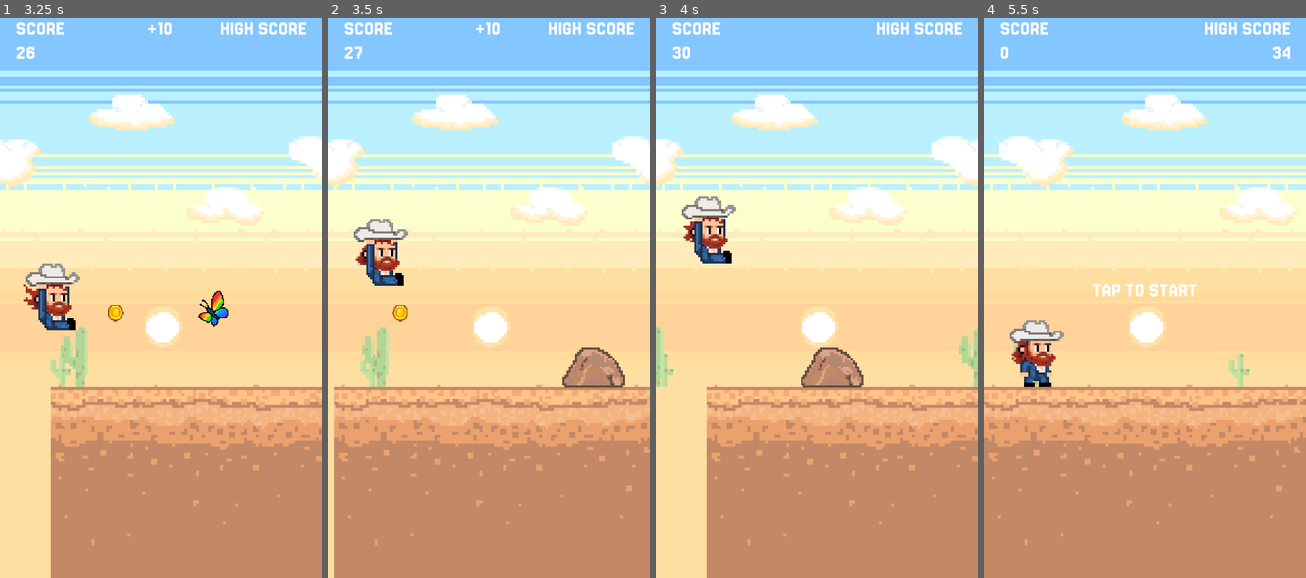
Above: before the commit, frames 1-4 (left to right).
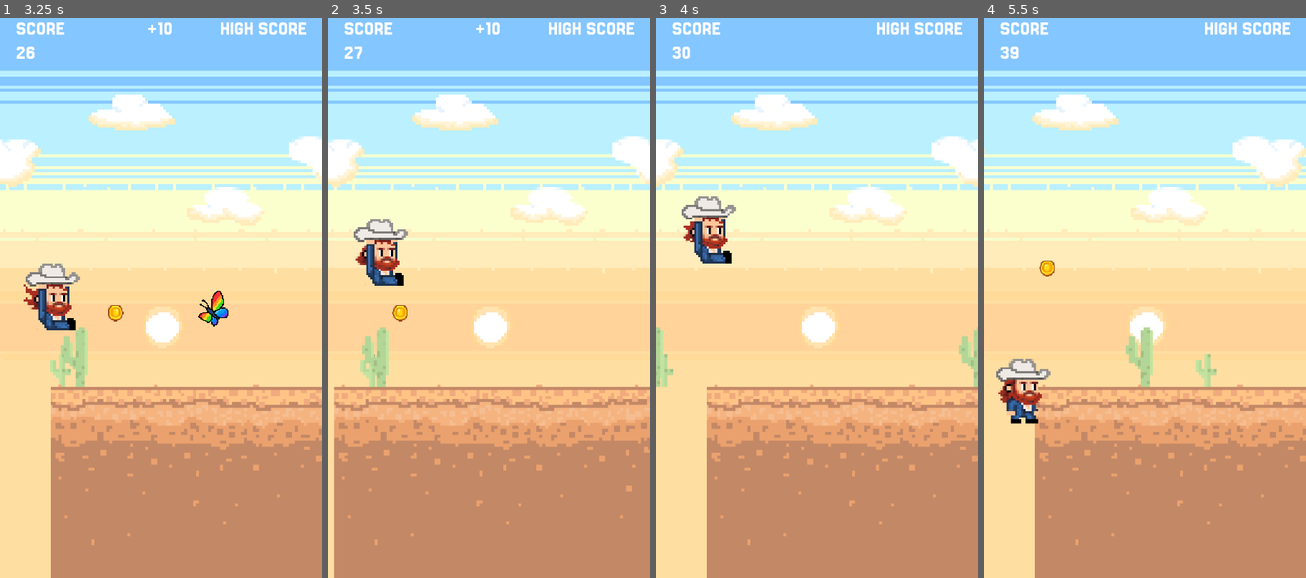
Above: after the commit, the same moments.

Repository: rgomezp/cowboy-game
Game: Godot game, scene res://scenes/main.tscn
Two runs of this game, one before a commit and one after it. Both use one fixed random seed, a clock stepped at 60 frames per second and the inputs below.
Inputs (mouse positions are in pixels of both pictures, inside the frame that each line leads up to):
- Up to frame 1 (3.25 s): tap Enter (ui_accept) at 0.5, 0.77, 1.52, 3.02 s; hold Down (ui_down) 2.03-2.78 s
- Up to frame 2 (3.5 s): no input
- Up to frame 3 (4 s): tap Enter (ui_accept) at 3.77 s
- Up to frame 4 (5.5 s): hold Down (ui_down) 4.28-5 s; tap Enter (ui_accept) at 4.52 s; click (1145, 292) at 5 s, where only the run before the commit has a clickable "RESTART"

Frame 1 is identical in both runs. In frame 2, 1.1% of the frame differs, in the area x 72-93%, y 58-66%; in frame 3, 1.1%; in frame 4, 18%, in the area x 0-100%, y 5-100%.

Commit message:
Add special event system with parallax flag spawning
- Created SpecialEventManager to handle periodic special events
- Events trigger every 0-5 seconds (testing), disable obstacles/foes/butterflies
- 5 second preparation phase with only coins spawning
- Spawns random flag (Texas or US) with parallax movement (30% speed)
- Flags positioned at ground level (y=1280) with z_index -1 (behind ground)
- Flags move at 30% of camera speed for parallax effect
- Auto-cleanup when flags move off-screen
- Comprehensive logging for debugging
- Integrated spawner enable/disable system for special events

Diff:
--- /dev/null
+++ b/scenes/SpecialEventManager.gd
@@ -0,0 +1,137 @@
+extends Node
+
+signal special_event_started()
+signal special_event_ended()
+
+var special_scenes: Array[PackedScene] = []
+var screen_size: Vector2i
+var ground_sprite: Sprite2D
+
+# Timing variables
+var time_since_last_event: float = 0.0
+var next_event_interval: float = 0.0
+var is_event_active: bool = false
+var event_phase: String = "waiting"  # "waiting", "preparing", "spawning", "active"
+
+# Event phases
+var prepare_timer: float = 0.0
+const PREPARE_DURATION: float = 5.0  # 5 seconds with only coins
+
+var current_special: Node2D = null
+
+func initialize(special_scenes: Array[PackedScene], screen_size: Vector2i, ground_sprite: Sprite2D):
+	self.special_scenes = special_scenes
+	self.screen_size = screen_size
+	self.ground_sprite = ground_sprite
+	schedule_next_event()
+
+func reset():
+	time_since_last_event = 0.0
+	is_event_active = false
+	event_phase = "waiting"
+	prepare_timer = 0.0
+	if current_special and is_instance_valid(current_special):
+		current_special.queue_free()
+		current_special = null
+	schedule_next_event()
+
+func schedule_next_event():
+	# Schedule next event in 0-5 seconds (for testing - normally 60-120 seconds / 1-2 minutes)
+	next_event_interval = randf_range(0.0, 5.0)
+	time_since_last_event = 0.0
+	print("[SpecialEvent] Scheduled next event in %.1f seconds" % next_event_interval)
+
+func update(delta: float, current_speed: float, camera_x: float) -> void:
+	if is_event_active:
+		handle_active_event(delta, current_speed, camera_x)
+	else:
+		# Check if it's time for a new event
+		time_since_last_event += delta
+		if time_since_last_event >= next_event_interval:
+			print("[SpecialEvent] Time reached! Starting special event (waited %.1f seconds)" % time_since_last_event)
+			start_special_event()
+
+func start_special_event():
+	is_event_active = true
+	event_phase = "preparing"
+	prepare_timer = 0.0
+	print("[SpecialEvent] Event started - Phase: %s (preparing for %.1f seconds)" % [event_phase, PREPARE_DURATION])
+	special_event_started.emit()
+
+func handle_active_event(delta: float, current_speed: float, camera_x: float):
+	match event_phase:
+		"preparing":
+			# Wait 5 seconds with only coins
+			prepare_timer += delta
+			if prepare_timer >= PREPARE_DURATION:
+				print("[SpecialEvent] Preparation complete (%.1f seconds). Spawning special..." % prepare_timer)
+				spawn_special(current_speed, camera_x)
+				event_phase = "active"
+				print("[SpecialEvent] Phase changed to: %s" % event_phase)
+
+		"active":
+			# Check if special has moved off screen
+			# The special flag script handles its own cleanup, so we just check if it's still valid
+			if not current_special or not is_instance_valid(current_special):
+				# Special was removed, end event
+				print("[SpecialEvent] Special object removed/cleaned up. Ending event.")
+				end_special_event()
+
+func spawn_special(current_speed: float, camera_x: float):
+	if special_scenes.is_empty():
+		print("[SpecialEvent] ERROR: No special scenes available!")
+		end_special_event()
+		return
+
+	# Pick a random special
+	var special_scene = special_scenes[randi() % special_scenes.size()]
+	current_special = special_scene.instantiate()
+	var special_name = current_special.name
+	print("[SpecialEvent] Spawning special: %s" % special_name)
+
+	# Position flag so bottom touches ground level (y=1280)
+	var sprite = current_special.get_node("Sprite2D")
+	var sprite_height = sprite.texture.get_height()
+	var sprite_scale = Vector2(1, 1)
+	if "scale" in sprite:
+		sprite_scale = sprite.scale
+
+	# Ground level is at y=1280
+	# Sprite2D origin is at center by default, so we need to position center at (ground_y - half_height)
+	const GROUND_LEVEL_Y: float = 1280.0
+	var sprite_half_height = (sprite_height * sprite_scale.y) / 2.0
+	var spawn_y = GROUND_LEVEL_Y - sprite_half_height
+
+	# Position at right edge of screen (ahead of camera)
+	var spawn_x = camera_x + screen_size.x + 100
+
+	current_special.position = Vector2(spawn_x, spawn_y)
+	# Set z_index lower than ground so flags appear behind it
+	current_special.z_index = -1
+	print("[SpecialEvent] Special positioned at: (%.1f, %.1f), camera_x: %.1f, sprite_height: %.1f, scale: %s" % [spawn_x, spawn_y, camera_x, sprite_height, sprite_scale])
+
+	# Add to scene tree first so get_tree() works
+	add_child(current_special)
+
+	# Initialize the special flag script if it exists (after adding to tree)
+	if current_special.has_method("initialize"):
+		current_special.initialize(current_speed, screen_size, camera_x)
+		print("[SpecialEvent] Special initialized with speed: %.1f (30%% parallax)" % current_speed)
+
+func end_special_event():
+	print("[SpecialEvent] Ending special event. Phase: %s" % event_phase)
+	is_event_active = false
+	event_phase = "waiting"
+	prepare_timer = 0.0
+
+	if current_special and is_instance_valid(current_special):
+		print("[SpecialEvent] Cleaning up special object: %s" % current_special.name)
+		current_special.queue_free()
+	current_special = null
+
+	schedule_next_event()
+	print("[SpecialEvent] Event ended. Spawners re-enabled.")
+	special_event_ended.emit()
+
+func get_event_active() -> bool:
+	return is_event_active
--- a/scenes/main.gd
+++ b/scenes/main.gd
@@ -8,6 +8,8 @@
 var coin_scene = preload("res://scenes/items/Coin.tscn")
 var furry_scene = preload("res://scenes/foes/furry/furry.tscn")
 var troll_scene = preload("res://scenes/foes/troll/troll.tscn")
+var texas_flag_scene = preload("res://scenes/specials/texas_flag.tscn")
+var us_flag_scene = preload("res://scenes/specials/us_flag.tscn")
 
 # Preload manager scripts
 var ScoreManager = preload("res://scenes/ScoreManager.gd")
@@ -18,6 +20,7 @@
 var FoeSpawner = preload("res://scenes/FoeSpawner.gd")
 var FoeManager = preload("res://scenes/FoeManager.gd")
 var CollisionHandler = preload("res://scenes/CollisionHandler.gd")
+var SpecialEventManager = preload("res://scenes/SpecialEventManager.gd")
 
 # Manager instances
 var score_manager: Node
@@ -28,6 +31,7 @@
 var foe_spawner: Node
 var foe_manager: Node
 var collision_handler: Node
+var special_event_manager: Node
 
 const PLAYER_START_POS := Vector2i(19, 166)
 const CAMERA_START_POS := Vector2i(540, 960)
@@ -108,6 +112,13 @@
 	collision_handler.player_bounced_on_butterfly.connect(_on_player_bounced_on_butterfly)
 	collision_handler.player_jumped_on_foe.connect(_on_player_jumped_on_foe)
 	collision_handler.initialize($Player)
+
+	special_event_manager = SpecialEventManager.new()
+	add_child(special_event_manager)
+	special_event_manager.special_event_started.connect(_on_special_event_started)
+	special_event_manager.special_event_ended.connect(_on_special_event_ended)
+	var special_types: Array[PackedScene] = [texas_flag_scene, us_flag_scene]
+	special_event_manager.initialize(special_types, screen_size, ground_sprite)
 
 func new_game():
 	# Reset managers
@@ -118,6 +129,7 @@
 	coin_manager.reset()
 	foe_spawner.reset()
 	foe_manager.reset()
+	special_event_manager.reset()
 
 	game_running = false
 	get_tree().paused = false
@@ -188,6 +200,9 @@
 		coin_manager.cleanup_off_screen_coins($Camera2D.position.x)
 		# Cleanup off-screen foes
 		foe_manager.cleanup_off_screen_foes($Camera2D.position.x)
+
+		# Update special event manager
+		special_event_manager.update(delta, speed, $Camera2D.position.x)
 
 		# Update score delta display timer
 		if score_delta_timer > 0.0:
@@ -324,3 +339,17 @@
 	set_foe_spawning_enabled(enabled)
 	set_coin_spawning_enabled(enabled)
 	set_butterfly_spawning_enabled(enabled)
+
+func _on_special_event_started():
+	# Disable obstacles, foes, and butterflies (keep coins enabled)
+	print("[Main] Special event started - disabling obstacles, foes, and butterflies")
+	set_obstacle_spawning_enabled(false)
+	set_foe_spawning_enabled(false)
+	set_butterfly_spawning_enabled(false)
+
+func _on_special_event_ended():
+	# Re-enable all spawners
+	print("[Main] Special event ended - re-enabling all spawners")
+	set_obstacle_spawning_enabled(true)
+	set_foe_spawning_enabled(true)
+	set_butterfly_spawning_enabled(true)
--- /dev/null
+++ b/scenes/specials/special_flag.gd
@@ -0,0 +1,42 @@
+extends Node2D
+
+var screen_size: Vector2i
+var main_scene: Node = null
+var initial_camera_x: float = 0.0  # Track camera position when flag was spawned
+
+const GROUND_LEVEL_Y: float = 1280.0  # Ground level y coordinate
+
+func initialize(speed: float, screen_size: Vector2i, camera_x: float):
+	self.screen_size = screen_size
+	initial_camera_x = camera_x  # Store initial camera position
+
+func _ready():
+	# Get main scene reference after node is added to tree
+	var tree = get_tree()
+	if tree:
+		main_scene = tree.current_scene
+
+func _process(delta: float) -> void:
+	# Get main scene reference if not set yet
+	if not main_scene:
+		var tree = get_tree()
+		if tree:
+			main_scene = tree.current_scene
+
+	# Get current camera position
+	var camera_x = 0.0
+	if main_scene and main_scene.has_node("Camera2D"):
+		camera_x = main_scene.get_node("Camera2D").position.x
+
+	# For parallax: flag moves at 30% of camera movement
+	# Camera moves at full speed, so flag lags behind creating parallax effect
+	# Calculate position relative to initial camera position
+	var camera_delta = camera_x - initial_camera_x
+	var flag_delta = camera_delta * 0.3  # Flag moves 30% of camera movement
+	var spawn_offset = screen_size.x + 100  # Original spawn offset
+	position.x = initial_camera_x + spawn_offset + flag_delta
+
+	# Check if off-screen and remove
+	var cleanup_threshold = camera_x - screen_size.x * 2
+	if position.x < cleanup_threshold:
+		queue_free()
--- /dev/null
+++ b/scenes/specials/texas_flag.tscn
@@ -0,0 +1,12 @@
+[gd_scene load_steps=3 format=3 uid="uid://dfpbyrv3cebct"]
+
+[ext_resource type="Texture2D" uid="uid://u774soipoep" path="res://assets/img/specials/texas_flag.png" id="1_texas"]
+[ext_resource type="Script" uid="uid://dfo8lwvbbnylk" path="res://scenes/specials/special_flag.gd" id="2_special"]
+
+[node name="TexasFlag" type="Node2D"]
+script = ExtResource("2_special")
+
+[node name="Sprite2D" type="Sprite2D" parent="."]
+texture_filter = 1
+scale = Vector2(3, 3)
+texture = ExtResource("1_texas")
--- /dev/null
+++ b/scenes/specials/us_flag.tscn
@@ -0,0 +1,12 @@
+[gd_scene load_steps=3 format=3 uid="uid://4qd0d6o85yoi"]
+
+[ext_resource type="Texture2D" uid="uid://ch41p66ev0hmi" path="res://assets/img/specials/us_flag.png" id="1_us"]
+[ext_resource type="Script" uid="uid://dfo8lwvbbnylk" path="res://scenes/specials/special_flag.gd" id="2_special"]
+
+[node name="USFlag" type="Node2D"]
+script = ExtResource("2_special")
+
+[node name="Sprite2D" type="Sprite2D" parent="."]
+texture_filter = 1
+scale = Vector2(3, 3)
+texture = ExtResource("1_us")
Binary file added: assets/img/specials/texas_flag.png
Not shown, added: assets/img/specials/texas_flag.png.import
Binary file added: assets/img/specials/us_flag.png
Not shown, added: assets/img/specials/us_flag.png.import
Not shown, added: scenes/SpecialEventManager.gd.uid
Not shown, added: scenes/specials/special_flag.gd.uid
